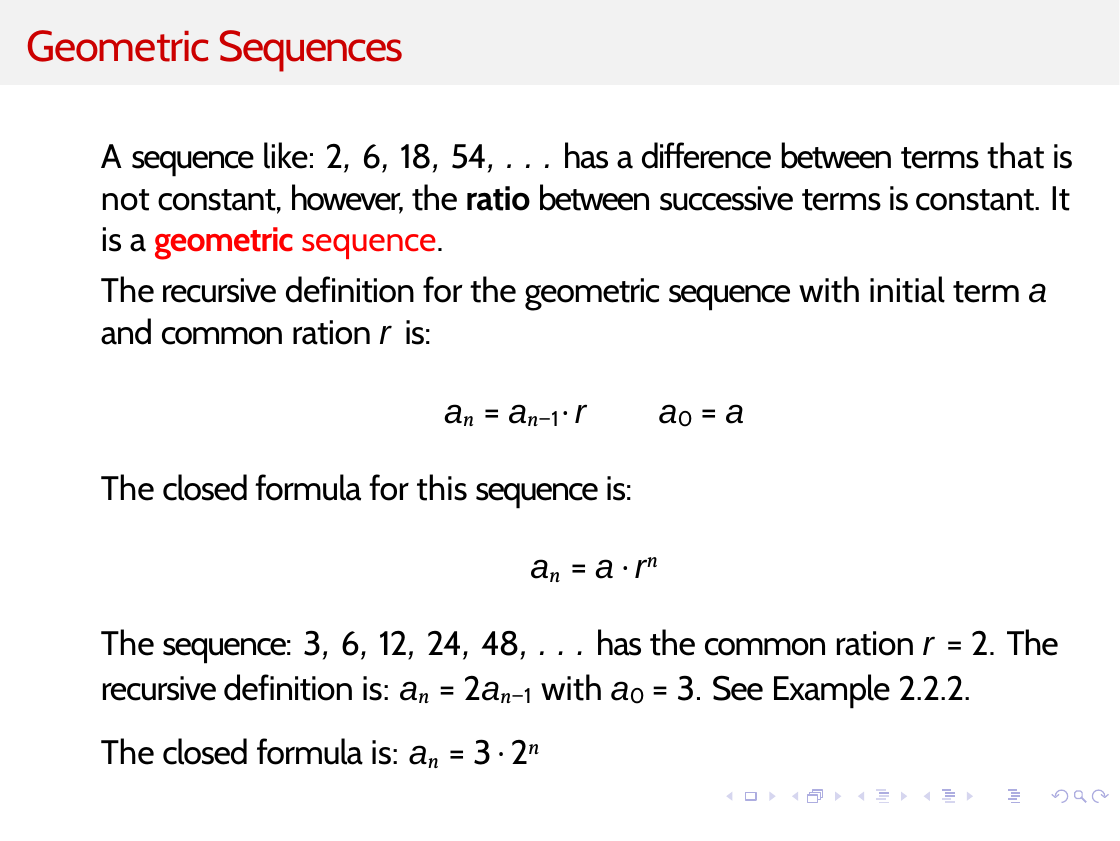
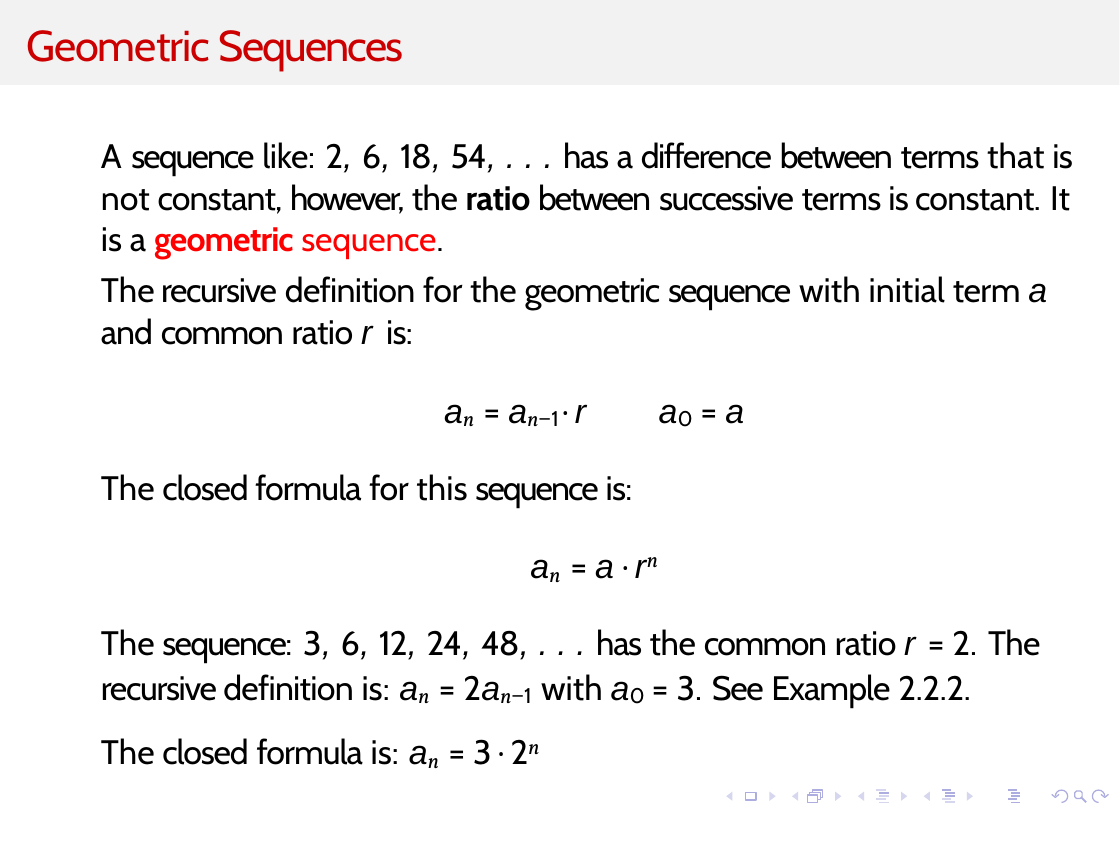
Before and after one commit to kevinsuo/kevinsuo.github.io, a slide deck: slide 8 of teaching/2026Summer/5070/Slides/4.pptx (slide 7 before the commit). Drawn at 1120x841 pixels with LibreOffice and Linux fonts; fonts in the diff are those of the drawing; background and template pictures are left out. Boxes give left, top, right and bottom in pixels: in the first picture for what was removed or moved away, otherwise in the second. Text is boxed around its words. In the diff, an @@ line names an element or a change of style, - is before the commit and + after.

```diff
--- a/teaching/2026Summer/5070/Slides/4.pptx
+++ b/teaching/2026Summer/5070/Slides/4.pptx
@@ text at <box>101,318,413,345</box>: text changed @@
-and common ration r is:
+and common ratio r is:
@@ text at <box>101,629,1040,707</box>: text changed @@
-The sequence: 3, 6, 12, 24, 48, . . . has the common ration r = 2. The recursive definition is: an = 2an−1 with a0 = 3. See Example 2.2.2.
+The sequence: 3, 6, 12, 24, 48, . . . has the common ratio r = 2. The recursive definition is: an = 2an−1 with a0 = 3. See Example 2.2.2.
```
Also in this commit, not shown: 5 other slides changed, 3 slides added, 2 other files.
